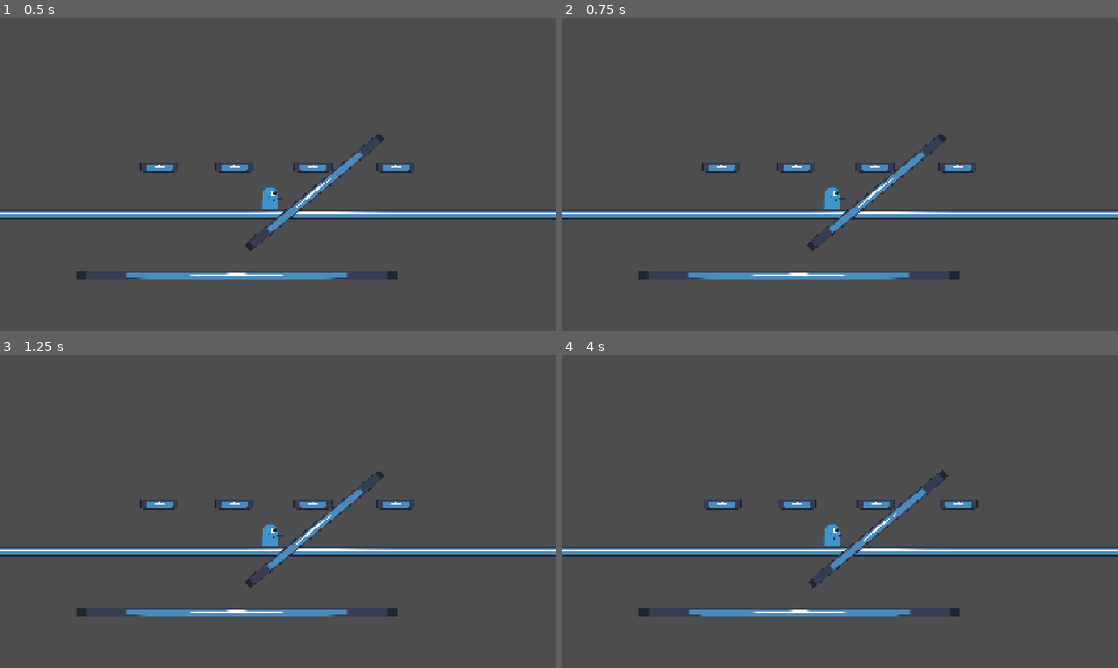
Above: before the commit, frames 1-4 (two rows, left to right).
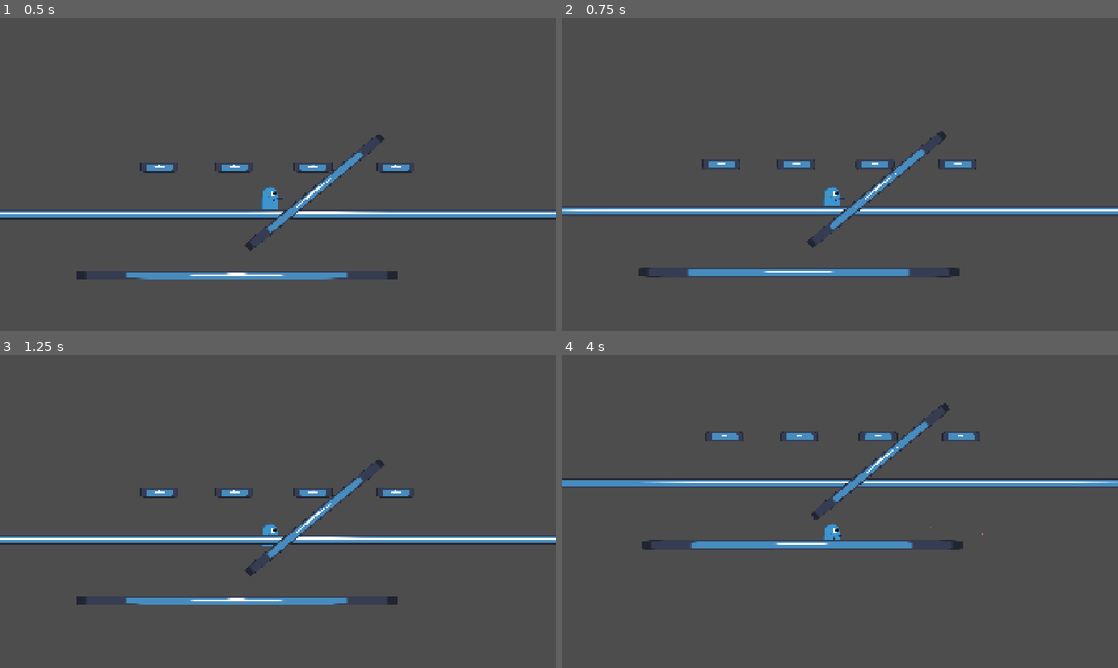
Above: after the commit, the same moments.

Repository: parlakportakal/silahasokan
Game: Godot game, scene res://Scenes/main.tscn
Same seed, same stepped clock (60 frames per second), same inputs: the game is played once before the commit and once after it. The engine's default icon, where the game draws it, is replaced by a stand-in: a white triangle on a blue panel in a dark square.
Inputs (mouse positions are in pixels of both pictures, inside the frame that each line leads up to):
- Up to frame 1 (0.5 s): no input
- Up to frame 2 (0.75 s): tap Enter (ui_accept) at 0.5 s; move the mouse to (962, 158) at 0.52 s; hold Right (ui_right) from 0.53 s (still down); tap S (asagi) at 0.6 s
- Up to frame 3 (1.25 s): keep holding Right (ui_right); tap Enter (ui_accept) at 0.77 s
- Up to frame 4 (4 s): tap Enter (ui_accept) at 1.25, 1.52, 3.02, 3.77 s; move the mouse to (728, 527) at 1.27 s; tap S (asagi) at 1.35, 2.3, 3.05, 3.8 s; move the mouse to (895, 442) at 2.02 s; release Right (ui_right) at 2.03 s; hold Left (ui_left) 2.03-2.78 s; hold R (rHARFi) 2.03-2.78 s; move the mouse to (812, 574) at 2.77 s; hold Right (ui_right) from 2.78 s (still down); tap D (saga) at 2.85 s; move the mouse to (1006, 558) at 3.52 s; press the mouse at (1006, 558) at 3.53 s

Frame 1 is identical in both runs. In frame 2, 5.5% of the frame differs, in the area x 0-100%, y 36-84%; in frame 3, 9.3%, in the area x 0-100%, y 33-84%; in frame 4, 9.2%.

Commit message:
herşey 10 numara 5 yıldız

Diff:
--- a/Scenes/platform.tscn
+++ b/Scenes/platform.tscn
@@ -8,6 +8,7 @@
 [node name="PLATFORM" type="Node2D" unique_id=1875693618]
 
 [node name="StaticBody2D" type="StaticBody2D" parent="." unique_id=1280121073]
+collision_layer = 2
 
 [node name="CollisionShape2D" type="CollisionShape2D" parent="StaticBody2D" unique_id=613664931]
 shape = SubResource("RectangleShape2D_8k338")
--- a/Scenes/player.tscn
+++ b/Scenes/player.tscn
@@ -8,6 +8,7 @@
 height = 42.0
 
 [node name="player" type="CharacterBody2D" unique_id=824720089]
+collision_mask = 3
 script = ExtResource("1_cvnsp")
 
 [node name="Sprite2D" type="Sprite2D" parent="." unique_id=721585257]
--- a/playeranlık.gd
+++ b/playeranlık.gd
@@ -35,10 +35,9 @@
 		velocity.y = -jump_force
 ##sikik
 	if Input.is_action_just_pressed("asagi") and is_on_floor():
-		set_collision_mask_value(1, false)
-		await get_tree().create_timer(1.2)
-		set_collision_mask_value(1, true)
-	## soksok
+		set_collision_mask_value(2, false)
+		await get_tree().create_timer(0.2).timeout
+		set_collision_mask_value(2, true)
 
 
 	if Input.is_action_pressed("saga"):
